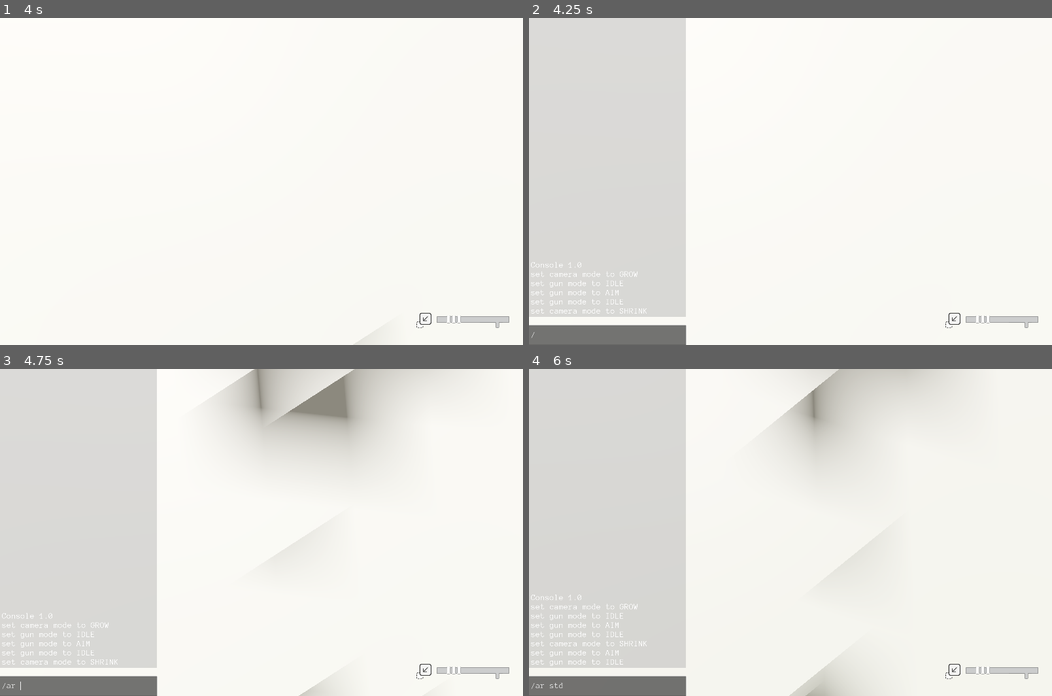
Above: before the commit, frames 1-4 (two rows, left to right).
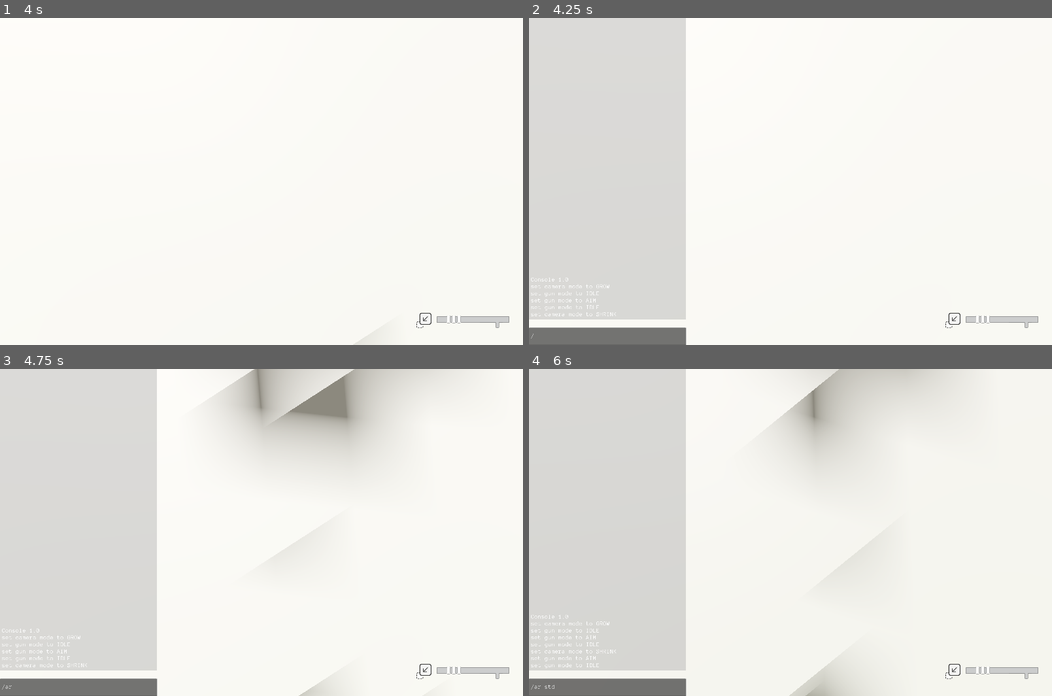
Above: after the commit, the same moments.

Repository: tripodsan/affinitx
Game: Godot game, scene res://scenes/world/world.tscn
Same seed, same stepped clock (60 frames per second), same inputs: the game is played once before the commit and once after it. The engine's default icon, where the game draws it, is replaced by a stand-in: a white triangle on a blue panel in a dark square.
Inputs (mouse positions are in pixels of both pictures, inside the frame that each line leads up to):
- Up to frame 1 (4 s): tap Enter at 0.5, 2, 3.5 s; move the mouse to (287, 181) at 0.52 s; hold W (up) from 0.53 s (still down); right-click (287, 181) at 0.6 s; tap Space (jump) at 0.77, 1.25, 1.52, 2.75, 3.02, 3.77 s; move the mouse to (235, 181) at 1.27 s; click (235, 181) at 1.35 s; move the mouse to (271, 174) at 2.02 s; hold E (interact) 2.03-2.78 s; move the mouse to (256, 188) at 2.77 s; tap Shift (sprint) at 2.85 s; move the mouse to (298, 184) at 3.52 s; hold Q (toggle_camera) from 3.53 s (still down)
- Up to frame 2 (4.25 s): keep holding W (up); keep holding Q (toggle_camera); tap / (console) at 4.15 s
- Up to frame 3 (4.75 s): move the mouse to (104, 483) at 4.27 s; release W (up) at 4.28 s; release Q (toggle_camera) at 4.28 s; hold A (left) from 4.28 s (still down); tap R (toggle_mode) at 4.35 s; tap Space (jump) at 4.52 s
- Up to frame 4 (6 s): move the mouse to (816, 532) at 5.02 s; release A (left) at 5.03 s; hold S (down) 5.03-5.78 s; hold T (toggle_weapon) 5.03-5.78 s; click (816, 532) at 5.17 s; move the mouse to (769, 525) at 5.77 s; hold D (right) from 5.78 s (still down); right-click (769, 525) at 5.85 s

Frame 1 is identical in both runs. In frame 2, 1.0% of the frame differs, in the area x 0-31%, y 74-98%; in frame 3, 1.0%; in frame 4, 1.2%, in the area x 0-31%, y 69-98%.

Commit message:
generic ui scaler

Diff:
--- a/dev_console_theme.tres
+++ b/dev_console_theme.tres
@@ -73,6 +73,8 @@
 [sub_resource type="StyleBoxEmpty" id="StyleBoxEmpty_1e7bk"]
 
 [resource]
+default_font = ExtResource("1_jdo41")
+default_font_size = 20
 Label/colors/font_color = Color(1, 1, 1, 1)
 Label/colors/font_outline_color = Color(1, 1, 1, 1)
 Label/colors/font_shadow_color = Color(0, 0, 0, 0)
@@ -81,8 +83,6 @@
 Label/constants/shadow_offset_x = 1
 Label/constants/shadow_offset_y = 1
 Label/constants/shadow_outline_size = 1
-Label/font_sizes/font_size = 40
-Label/fonts/font = ExtResource("1_jdo41")
 Label/styles/normal = SubResource("StyleBoxFlat_vs5y3")
 LineEdit/colors/caret_color = Color(0.95, 0.95, 0.95, 1)
 LineEdit/colors/clear_button_color = Color(0.875, 0.875, 0.875, 1)
@@ -96,8 +96,6 @@
 LineEdit/constants/caret_width = 1
 LineEdit/constants/minimum_character_width = 4
 LineEdit/constants/outline_size = 0
-LineEdit/font_sizes/font_size = 40
-LineEdit/fonts/font = ExtResource("1_jdo41")
 LineEdit/icons/clear = SubResource("ImageTexture_2ij8f")
 LineEdit/styles/focus = SubResource("StyleBoxFlat_gwdvj")
 LineEdit/styles/normal = SubResource("StyleBoxFlat_a8fen")
--- /dev/null
+++ b/scenes/ui/UIThemeScaler.gd
@@ -0,0 +1,19 @@
+extends Control
+
+## Keeps trac of viewport resizing and adjusts the default font sizes of the specified themes
+class_name UIThemeScaler
+
+const META_NAME = 'initial_font_size'
+
+@export var tracked_themes:Array[Theme] = []
+
+func _ready():
+  get_viewport().size_changed.connect(adjust_font_size)
+  for theme in tracked_themes:
+    theme.set_meta(META_NAME, theme.get_font_size('default', 'default'))
+  adjust_font_size()
+
+func adjust_font_size()->void:
+  var ui_scale:float = Utils.get_viewport_scale(self)
+  for theme in tracked_themes:
+    theme.set_default_font_size(theme.get_meta(META_NAME) * ui_scale)
--- a/scenes/ui/hint_dialog.gd
+++ b/scenes/ui/hint_dialog.gd
@@ -2,8 +2,6 @@
 
 @onready var message_container = $margin/message_container
 @onready var message = $margin/message_container/message
-
-@onready var initial_font_size:int = theme.get_font_size('default', 'default')
 
 var last_message:String
 
@@ -11,11 +9,6 @@
   Global.show_hint.connect(_on_show_hint)
   Global.hide_hint.connect(_on_hide_hint)
   message_container.visible = false
-  get_viewport().size_changed.connect(adjust_font_size)
-  adjust_font_size()
-
-func adjust_font_size()->void:
-  theme.set_default_font_size(initial_font_size * Utils.get_viewport_scale(self))
 
 func _on_show_hint(text:String):
   if text != message.text:
--- a/scenes/ui/title.gd
+++ b/scenes/ui/title.gd
@@ -19,29 +19,21 @@
 
 @export var enabled:bool = true
 
-@onready var initial_font_size:int = theme.get_font_size('default', 'default')
-
 var time:float = 0
 
 var fade_diretion:float = 1
 
 func _ready():
-  prints('default font size:', initial_font_size)
   if Engine.is_editor_hint():
     visible = true
     modulate.a = 1.0
     lines_skipped = 0
     return
-  get_viewport().size_changed.connect(adjust_font_size)
-  adjust_font_size()
   visible = false
   if autoplay:
     start()
   elif trigger:
     trigger.activate.connect(start)
-
-func adjust_font_size()->void:
-  theme.set_default_font_size(initial_font_size * Utils.get_viewport_scale(self))
 
 func start():
   if !enabled:
--- a/scenes/ui/ui.tscn
+++ b/scenes/ui/ui.tscn
@@ -1,7 +1,8 @@
-[gd_scene load_steps=13 format=3 uid="uid://bmgt4vhcycq7u"]
+[gd_scene load_steps=14 format=3 uid="uid://bmgt4vhcycq7u"]
 
 [ext_resource type="Script" path="res://scenes/ui/hint_dialog.gd" id="1_4kfh4"]
 [ext_resource type="Texture2D" uid="uid://be2tf6ritwmip" path="res://assets/screenshot_01.png" id="1_kl7n3"]
+[ext_resource type="Script" path="res://scenes/ui/UIThemeScaler.gd" id="1_pg0yl"]
 [ext_resource type="Theme" uid="uid://b4c0ivnw667v5" path="res://game_ui_theme.tres" id="2_o8ax3"]
 [ext_resource type="Script" path="res://scenes/ui/hud.gd" id="3_hcnax"]
 [ext_resource type="Theme" uid="uid://bo5ton62sllgn" path="res://game_title.theme.tres" id="4_e5fj4"]
@@ -27,6 +28,13 @@
 grow_horizontal = 2
 grow_vertical = 2
 mouse_filter = 1
+
+[node name="UIThemeScaler" type="Control" parent="."]
+anchors_preset = 0
+offset_right = 40.0
+offset_bottom = 40.0
+script = ExtResource("1_pg0yl")
+tracked_themes = Array[Theme]([ExtResource("10_r0b1j"), ExtResource("4_e5fj4"), ExtResource("2_o8ax3")])
 
 [node name="debug" type="TextureRect" parent="."]
 layout_mode = 1
--- a/scenes/world/world.tscn
+++ b/scenes/world/world.tscn
@@ -662,7 +662,7 @@
 script = ExtResource("8_kam0f")
 
 [node name="display" type="Node3D" parent="chunk0/gun_pedestal/container"]
-transform = Transform3D(-0.883542, 0, 0.515056, 0, 1, 0, -0.515056, 0, -0.883542, 0, 0, 0)
+transform = Transform3D(0.482717, 0, -0.901732, 0, 1, 0, 0.901732, 0, 0.482717, 0, 0, 0)
 
 [node name="item" parent="chunk0/gun_pedestal/container/display" instance=ExtResource("9_51qup")]
 transform = Transform3D(1, 0, 0, 0, 1, 0, 0, 0, 1, -7.62939e-06, 1.27704, -0.372276)
Not shown: 2 places in dev_console_theme.tres that only renumber resources
